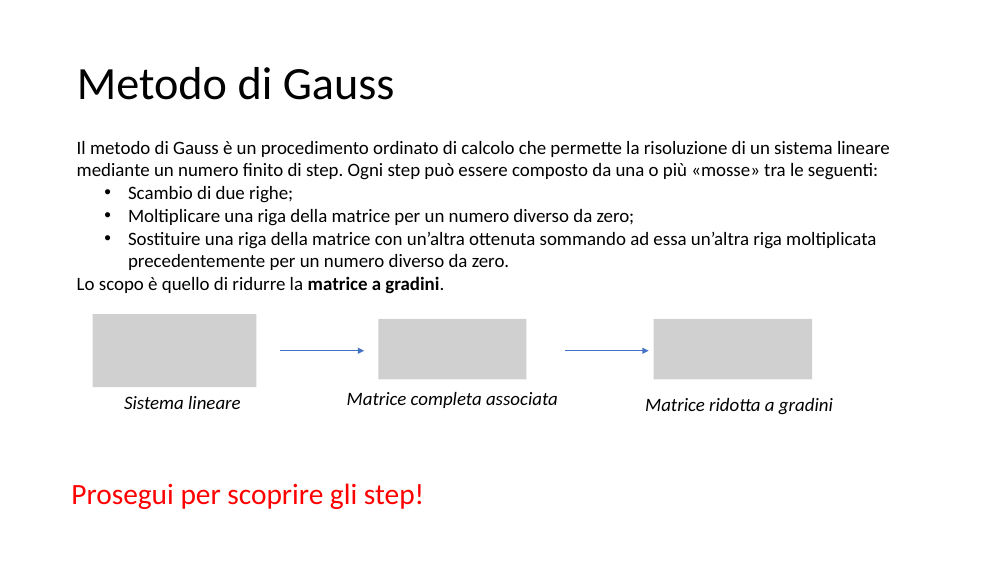
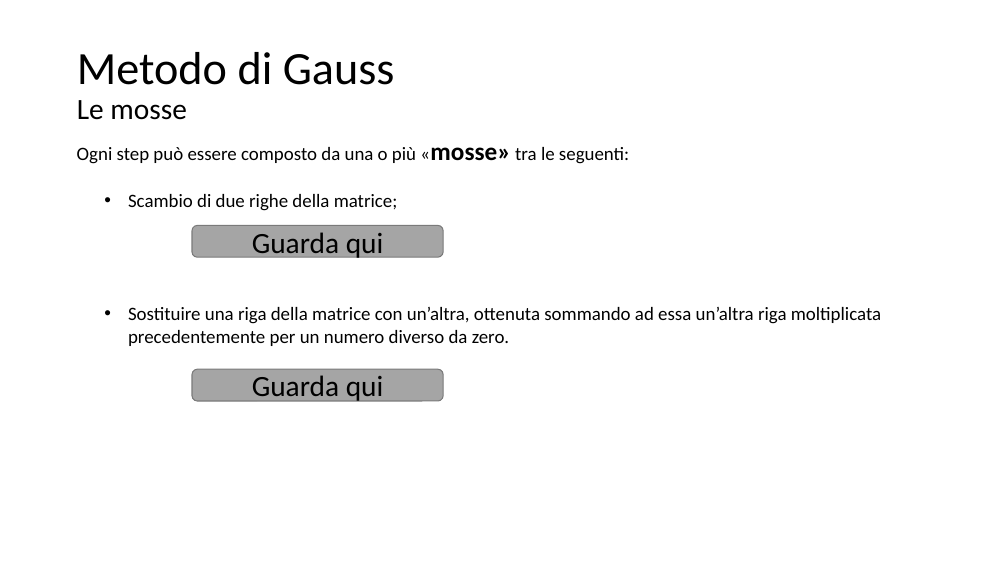
Before and after one commit to matteodelv/GaussLinearSystems, a slide deck: slide 18 of Presentazione.pptx (slide 14 before the commit). Drawn at 1008x567 pixels with LibreOffice and Linux fonts; fonts in the diff are those of the drawing; grey boxes stand for pictures. Boxes give left, top, right and bottom in pixels: in the first picture for what was removed or moved away, otherwise in the second. Text is boxed around its words. In the diff, an @@ line names an element or a change of style, - is before the commit and + after.

Commit message:
Presentazione aggiornata - aggiunta della generalizzazione con gamma e aggiornamento parziale dell'esempio

```diff
--- a/Presentazione.pptx
+++ b/Presentazione.pptx
@@ title at (77, 52, 395, 120): text changed @@
-Metodo di Gauss
+Metodo di Gauss
+Le mosse
@@ text at (77, 147, 881, 346): text changed @@
-Il metodo di Gauss è un procedimento ordinato di calcolo che permette la risoluzione di un sistema lineare mediante un numero finito di step. Ogni step può essere composto da una o più «mosse» tra le seguenti:
-• Scambio di due righe;
-• Moltiplicare una riga della matrice per un numero diverso da zero;
-• Sostituire una riga della matrice con un’altra ottenuta sommando ad essa un’altra riga moltiplicata precedentemente per un numero diverso da zero.
-Lo scopo è quello di ridurre la matrice a gradini.
+Ogni step può essere composto da una o più «mosse» tra le seguenti:
+• Scambio di due righe della matrice;
+• Sostituire una riga della matrice con un’altra, ottenuta sommando ad essa un’altra riga moltiplicata precedentemente per un numero diverso da zero.
@@ rounded rectangle added at (192, 225, 443, 257), fill #A5A5A5, outline #7A7A7A 1 pt, 28 pt, text #000000 @@
+Guarda qui
@@ picture removed at (92, 315, 256, 388) @@
@@ picture removed at (379, 319, 527, 380) @@
@@ picture removed at (654, 319, 813, 380) @@
@@ arrow removed from (281, 351) to (364, 351) @@
@@ arrow removed from (565, 351) to (649, 351) @@
@@ rounded rectangle added at (192, 369, 443, 401), fill #A5A5A5, outline #7A7A7A 1 pt, 28 pt, text #000000 @@
+Guarda qui
@@ text removed at (124, 396, 241, 409) @@
-Sistema lineare
@@ text removed at (347, 392, 558, 408) @@
-Matrice completa associata
@@ text removed at (645, 398, 833, 415) @@
-Matrice ridotta a gradini
@@ text removed at (71, 483, 424, 509) @@
-Prosegui per scoprire gli step!
```
Also in this commit, not shown: 12 other slides changed, 18 slides added, 14 slides removed.
